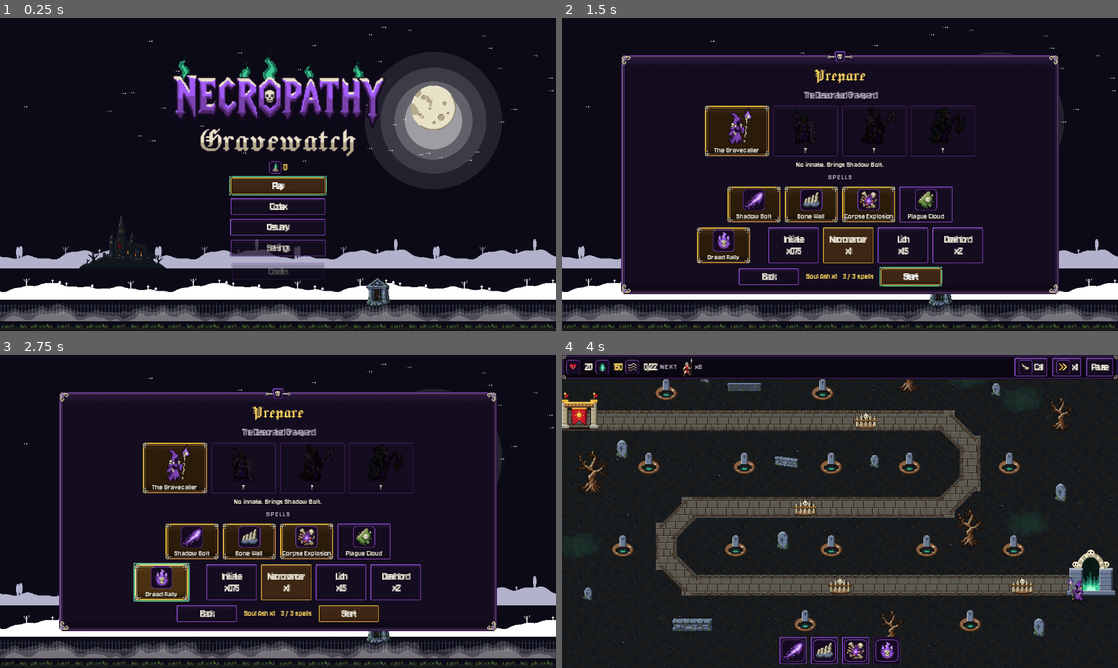
Above: before the commit, frames 1-4 (two rows, left to right).
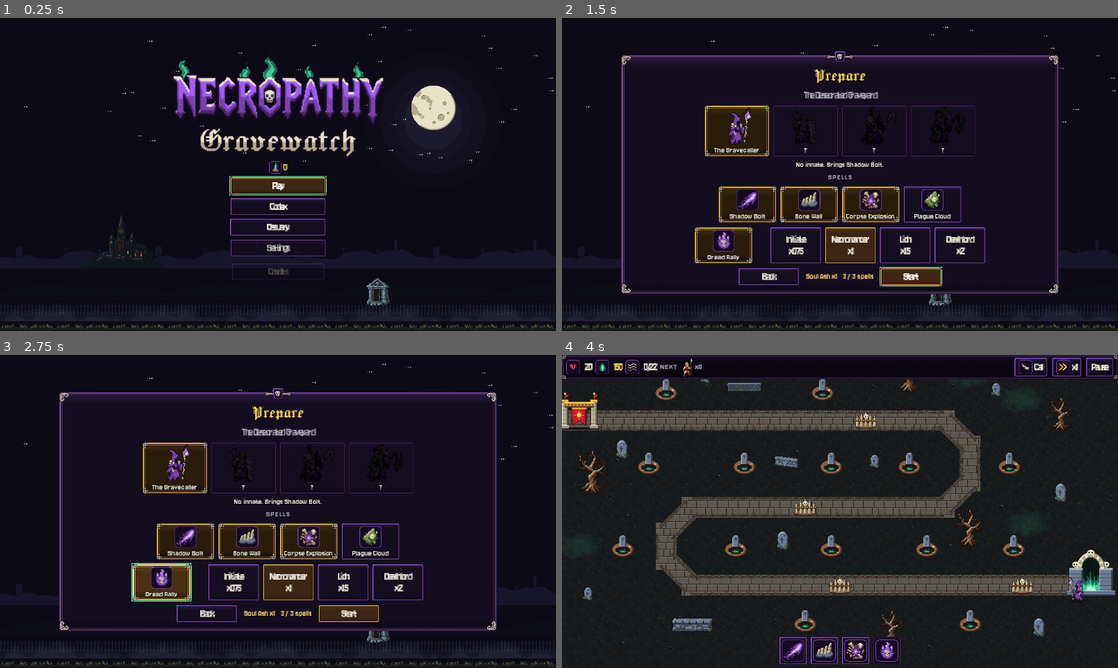
Above: after the commit, the same moments.

Repository: Smoketsu/Tower-Defence-Necropathy
Game: Godot game, scene res://scenes/main.tscn
The game is run twice, just before and just after one commit, with the same random seed, the same clock (stepped at 60 frames per second) and the same inputs.
Inputs (mouse positions are in pixels of both pictures, inside the frame that each line leads up to):
- Up to frame 1 (0.25 s): no input
- Up to frame 2 (1.5 s): click "Play" at 0.5 s; click (706, 177) at 1.25 s
- Up to frame 3 (2.75 s): click (161, 583) at 2 s
- Up to frame 4 (4 s): click (723, 583) at 2.75 s; click "Start" at 3.5 s

The runs differ from the first frame. In frame 1, 16% of the frame differs, in the area x 0-100%, y 15-97%; in frame 2, 10%; in frame 3, 10%; in frame 4, nothing differs.

Commit message:
Web-checked fixes: phone layout (spell column, map below the top bar, bigger top buttons), wider build tiles, Esc closes menus first, stale banners dropped, title backdrop tints, Web autotest query
Claude-Session: https://claude.ai/code/session_011tHXK9x9pRNyPPU24vg3Po

Diff:
--- a/scripts/core/game_state.gd
+++ b/scripts/core/game_state.gd
@@ -35,7 +35,13 @@
 
 
 func _init() -> void:
-	for arg: String in OS.get_cmdline_user_args():
+	var args := OS.get_cmdline_user_args()  # The options after `--`.
+	if OS.has_feature("web"):
+		# Web debug: `?gw_autotest=--map=sanctum,--speed=8` runs the bot on screen.
+		var q := String(JavaScriptBridge.eval("new URLSearchParams(location.search).get('gw_autotest') || ''", true))  # The query value.
+		if q != "":
+			args = PackedStringArray(["--autotest"]) + q.split(",", false)
+	for arg: String in args:
 		var kv := arg.split("=", true, 1)  # [name, value] or [flag].
 		var v := kv[1] if kv.size() > 1 else ""  # Option value ("" for flags).
 		match kv[0]:
--- a/scripts/data/menu_data.gd
+++ b/scripts/data/menu_data.gd
@@ -33,7 +33,7 @@
 ## Pre-map setup: size (px) of a character tile, a spell / ultimate tile.
 const CHAR_TILE := Vector2(150.0, 118.0)  # TUNING (not in GDD)
 ## See CHAR_TILE.
-const SPELL_TILE := Vector2(124.0, 84.0)  # TUNING (not in GDD)
+const SPELL_TILE := Vector2(134.0, 84.0)  # TUNING (not in GDD)
 
 ## Ossuary: size (px) of an upgrade tile and of a mastery badge.
 const OSSUARY_TILE := Vector2(300.0, 84.0)  # TUNING (not in GDD)
--- a/scripts/data/td_ui_data.gd
+++ b/scripts/data/td_ui_data.gd
@@ -19,6 +19,9 @@
 const MENU_ICON: float = 32.0  # TUNING (not in GDD)
 ## Seconds a banner stays fully shown (real time), and its fade (s).
 const BANNER_HOLD: float = 1.8  # TUNING (not in GDD)
+## Most banners waiting behind the one showing; older ones are dropped so a
+## line never shows long after its moment (back-to-back waves at x3).
+const BANNER_QUEUE_MAX: int = 2  # TUNING (not in GDD)
 ## See BANNER_HOLD.
 const BANNER_FADE: float = 0.4  # TUNING (not in GDD)
 ## Banner centre height (px from the top).
@@ -44,6 +47,11 @@
 ## Spot menu build tiles per row, and one tile's size (px).
 const MENU_COLUMNS: int = 3  # TUNING (not in GDD)
 ## See MENU_COLUMNS.
-const MENU_TILE := Vector2(112.0, 82.0)  # TUNING (not in GDD)
+const MENU_TILE := Vector2(140.0, 82.0)  # TUNING (not in GDD)
 ## Phones and tablets: top-bar and spell buttons are this much bigger (a thumb, GDD §9.3).
 const TOUCH_SCALE: float = 1.35  # TUNING (not in GDD)
+## Phones in landscape at least this wide (width / height) put the spell bar in a
+## column in the free left margin instead of over the map's bottom spots.
+const SIDE_SPELL_ASPECT: float = 1.95  # TUNING (not in GDD)
+## Phones and tablets: top-bar buttons are this much bigger (about 40 CSS px tall on a phone).
+const TOUCH_TOP_SCALE: float = 1.7  # TUNING (not in GDD)
--- a/scripts/td/td_game.gd
+++ b/scripts/td/td_game.gd
@@ -201,12 +201,25 @@
 	return l
 
 
-## Scales and centres the 1280 x 720 map in the visible viewport.
+## Px of the screen's top covered by the HUD's top bar (set by TdHud; visual).
+var top_inset: float = 0.0
+
+
+## Sets the HUD's top-bar height (px) and refits the map.
+func set_top_inset(px: float) -> void:
+	top_inset = px
+	_fit()
+
+
+## Scales and centres the 1280 x 720 map in the visible viewport. On screens
+## wider than the map (phones in landscape) it fits below the top bar, so the
+## top row of spots is not hidden under it.
 func _fit() -> void:
 	var vp := get_viewport().get_visible_rect().size  # Visible layout size.
-	var k := minf(vp.x / MapView.SIZE.x, vp.y / MapView.SIZE.y)  # Fit scale.
+	var top := top_inset if vp.x / vp.y > MapView.SIZE.x / MapView.SIZE.y + 0.05 else 0.0  # Reserved strip (px).
+	var k := minf(vp.x / MapView.SIZE.x, (vp.y - top) / MapView.SIZE.y)  # Fit scale.
 	world.scale = Vector2(k, k)
-	world.position = ((vp - MapView.SIZE * k) * 0.5).round()
+	world.position = ((vp - Vector2(0.0, top) - MapView.SIZE * k) * 0.5 + Vector2(0.0, top)).round()
 
 
 func _physics_process(_delta: float) -> void:
--- a/scripts/ui/td/td_hud.gd
+++ b/scripts/ui/td/td_hud.gd
@@ -106,7 +106,7 @@
 	b.text = text
 	b.icon = TdArt.texture(role) if role != "" else null
 	b.focus_mode = Control.FOCUS_NONE
-	b.custom_minimum_size = TdUiData.TOP_BUTTON * _touch()
+	b.custom_minimum_size = TdUiData.TOP_BUTTON * (TdUiData.TOUCH_TOP_SCALE if TouchSupport.is_mobile() else 1.0)
 	b.pressed.connect(cb)
 	return b
 
@@ -117,6 +117,7 @@
 	bar.set_anchors_and_offsets_preset(Control.PRESET_TOP_WIDE)
 	bar.custom_minimum_size = Vector2(0, TdUiData.TOP_BAR_H)
 	root.add_child(bar)
+	bar.resized.connect(func() -> void: game.set_top_inset(bar.get_global_rect().end.y))
 	var row := HBoxContainer.new()  # Its contents.
 	row.add_theme_constant_override("separation", 10)
 	bar.add_child(row)
@@ -146,12 +147,19 @@
 
 
 func _build_spell_bar() -> void:
-	var bar := HBoxContainer.new()  # Bottom centre.
+	var vp := get_viewport().get_visible_rect().size  # Layout size.
+	var side := TouchSupport.is_mobile() and vp.x / vp.y >= TdUiData.SIDE_SPELL_ASPECT  # Wide phone: a column in the free left margin.
+	var bar: BoxContainer = VBoxContainer.new() if side else HBoxContainer.new()  # Bottom centre, or left column.
 	bar.add_theme_constant_override("separation", 8)
-	bar.set_anchors_and_offsets_preset(Control.PRESET_CENTER_BOTTOM)
-	bar.grow_horizontal = Control.GROW_DIRECTION_BOTH
-	bar.grow_vertical = Control.GROW_DIRECTION_BEGIN
-	bar.position.y -= TdUiData.SPELL_BAR_MARGIN
+	if side:
+		bar.set_anchors_and_offsets_preset(Control.PRESET_CENTER_LEFT)
+		bar.grow_vertical = Control.GROW_DIRECTION_BOTH
+		bar.position.x += TdUiData.SPELL_BAR_MARGIN
+	else:
+		bar.set_anchors_and_offsets_preset(Control.PRESET_CENTER_BOTTOM)
+		bar.grow_horizontal = Control.GROW_DIRECTION_BOTH
+		bar.grow_vertical = Control.GROW_DIRECTION_BEGIN
+		bar.position.y -= TdUiData.SPELL_BAR_MARGIN
 	root.add_child(bar)
 	for i in game.caster.loadout.size():
 		var b := SpellButton.new()  # One spell slot.
@@ -233,6 +241,8 @@
 ## Queues banner line `text` (shown one after another) on an `accent` ribbon.
 func _queue_banner(text: String, accent: String = "gold") -> void:
 	_banner_queue.append([text, accent])
+	while _banner_queue.size() > TdUiData.BANNER_QUEUE_MAX:
+		_banner_queue.pop_front()  # Stale: a newer line replaces it.
 
 
 ## Wave `n` (1-based) started: announces the kinds new to this map and a boss.
@@ -307,4 +317,9 @@
 	elif event.is_action_pressed("speed"):
 		game.cycle_speed()
 	elif event.is_action_pressed("pause") and not game.paused:
-		open_pause()
+		if game.selected != null or game.armed >= 0:
+			game.selected = null  # Esc first closes the spot menu / disarms the spell.
+			game.armed = -1
+			game.changed.emit()
+		else:
+			open_pause()
--- a/scripts/ui/td/title_backdrop.gd
+++ b/scripts/ui/td/title_backdrop.gd
@@ -8,6 +8,17 @@
 
 ## Sky colour behind everything.
 const SKY: Color = Color(0.05, 0.04, 0.09)  # TUNING (not in GDD)
+## Tints of Necropathy's white diorama masks (its default "night" mood).
+## Moon halo (faint; the art is a stepped white disc).
+const HALO: Color = Color(0.65, 0.72, 0.95, 0.10)  # TUNING (not in GDD) Necropathy MenuBackdropData night
+## Far hills silhouette.
+const FAR_HILLS: Color = Color("17152a")  # TUNING (not in GDD) Necropathy night
+## Near hills silhouette.
+const MID_HILLS: Color = Color("0d0d17")  # TUNING (not in GDD) Necropathy night
+## Fence and near props.
+const NEAR: Color = Color(0.55, 0.56, 0.7)  # TUNING (not in GDD) Necropathy night
+## Low fog band.
+const FOG: Color = Color(0.62, 0.68, 0.86, 0.16)  # TUNING (not in GDD) Necropathy night
 ## Stars drawn (pure hash positions in the upper half).
 const STARS: int = 40  # TUNING (not in GDD)
 
@@ -42,12 +53,12 @@
 	for i in STARS:
 		var h := hash(Vector2i(i, 31))  # Pure hash of the index.
 		_put("stars", Vector2(float(h % maxi(int(size.x), 1)), 20.0 + float((h / 977) % maxi(int(size.y * 0.45), 1))))
-	_put("moon_halo", Vector2(size.x * 0.78, size.y * 0.55), Color(1, 1, 1, 0.6))
+	_put("moon_halo", Vector2(size.x * 0.78, size.y * 0.55), HALO)
 	_put("moon", Vector2(size.x * 0.78, size.y * 0.36))
-	_band("hills_far", size.y * 0.8, Color(0.7, 0.7, 0.8))
+	_band("hills_far", size.y * 0.8, FAR_HILLS)
 	_put("cathedral", Vector2(size.x * 0.22, size.y * 0.8))
-	_band("hills_mid", size.y * 0.9)
+	_band("hills_mid", size.y * 0.9, MID_HILLS)
 	_put("mausoleum", Vector2(size.x * 0.68, size.y * 0.92))
-	_band("fence", size.y * 0.95)
+	_band("fence", size.y * 0.95, NEAR)
 	_band("ground_lip", size.y + 2.0)
-	_band("fog_1", size.y * 0.97, Color(1, 1, 1, 0.5))
+	_band("fog_1", size.y * 0.97, FOG)
Not shown, changed: docs/DECISIONS.md
